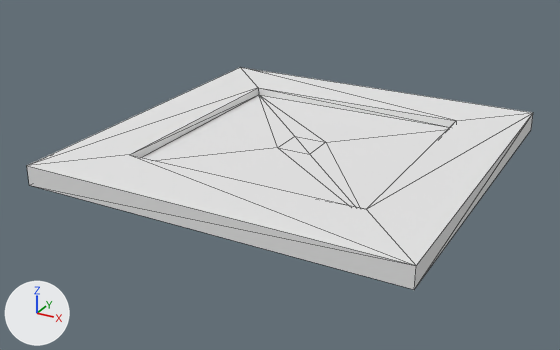
An edit to the OBJ model Simulator3D/res/models/streets/no_connection.obj, drawn before and after from the same camera.
Before and after are seen from a camera (50 mm lens) standing at (8.88, -17.37, 7.69) and looking at (-0.35, -0.6, -0.7). Lighting does not change. The marker at lower left points along +X, +Y and +Z. Mesh edges are drawn as thin lines. Where no turn or scale is listed for an object, it has been applied to the vertices. Vertices at the same position are counted once.

Names of what the first picture shows: 'Cube.001_Cube'.
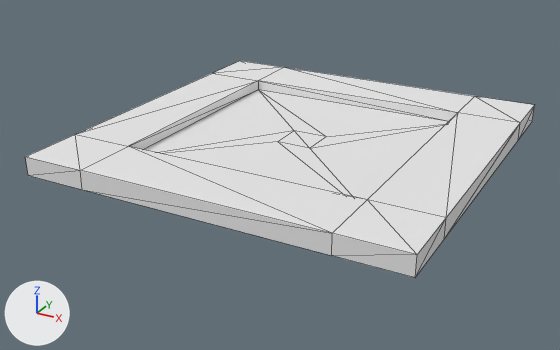
Changed parts and their boxes (x1, y1, x2, y2) in the pictures (560 x 350 px):
'Cube.001_Cube', reshaped
    before: (27, 67, 533, 289)
    after: (25, 61, 534, 277)

The change, as a list of edits to the scene's bpy script:
```text
Change me_cube_001_cube:
    used by ob_cube_001_cube; location = (0.0, 0.0, 0.0)
    remove me_cube_001_cube.from_pydata(...)  # 20 vertices, 34 faces; spans x -5.0..5.0, y -5.0..5.0, z -0.26..0.26
    add me_cube_001_cube.from_pydata(...)  # 36 vertices, 58 faces; spans x -5.0..5.0, y -5.0..5.0, z 0.0..0.5
    me_cube_001_cube part 1: the whole mesh is rebuilt
```
